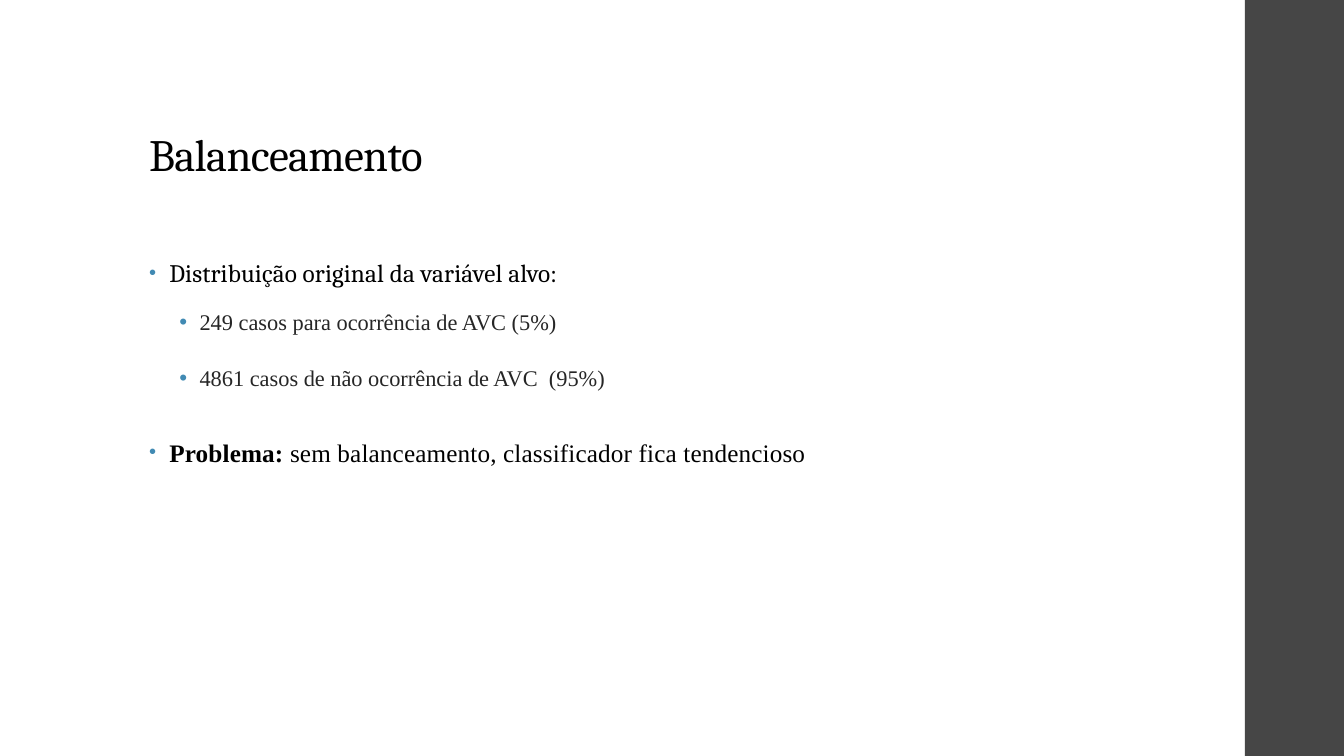
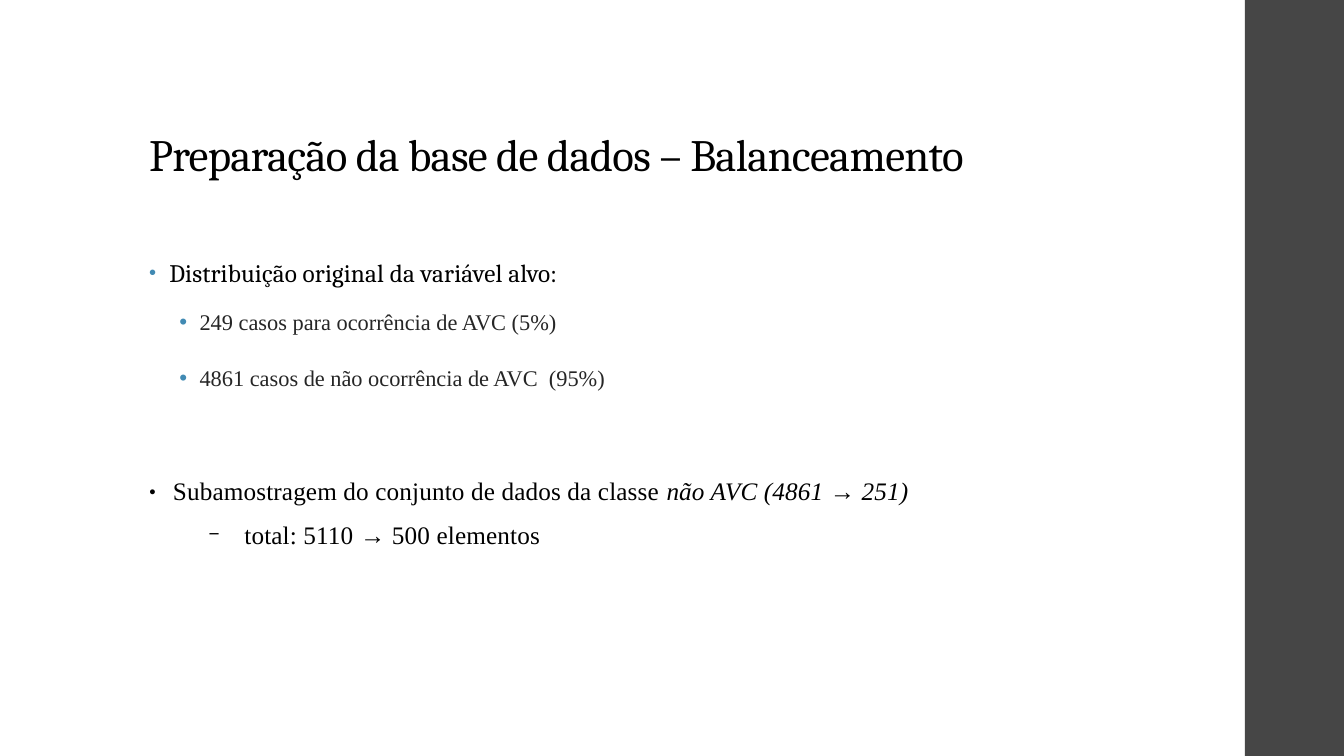
Before and after one commit to ViniPilan/avc-modeling, a slide deck: slide 7 of apresentação.odp (slide 5 before the commit). Drawn at 1344x756 pixels with LibreOffice and Linux fonts; fonts in the diff are those of the drawing. Boxes give left, top, right and bottom in pixels: in the first picture for what was removed or moved away, otherwise in the second. Text is boxed around its words. In the diff, an @@ line names an element or a change of style, - is before the commit and + after.

Commit message:
Apresentação

```diff
--- a/apresentação.odp
+++ b/apresentação.odp
@@ title at bbox=[149, 140, 963, 181]: text changed @@
-Balanceamento
+Preparação da base de dados – Balanceamento
@@ text at bbox=[173, 482, 909, 545]: text changed @@
-• Problema: sem balanceamento, classificador fica tendencioso
+● Subamostragem do conjunto de dados da classe não AVC (4861 → 251)
+  − total: 5110 → 500 elementos
```
Also in this commit, not shown: 9 other slides changed, 5 slides added, 8 slides removed, 2 other files.
